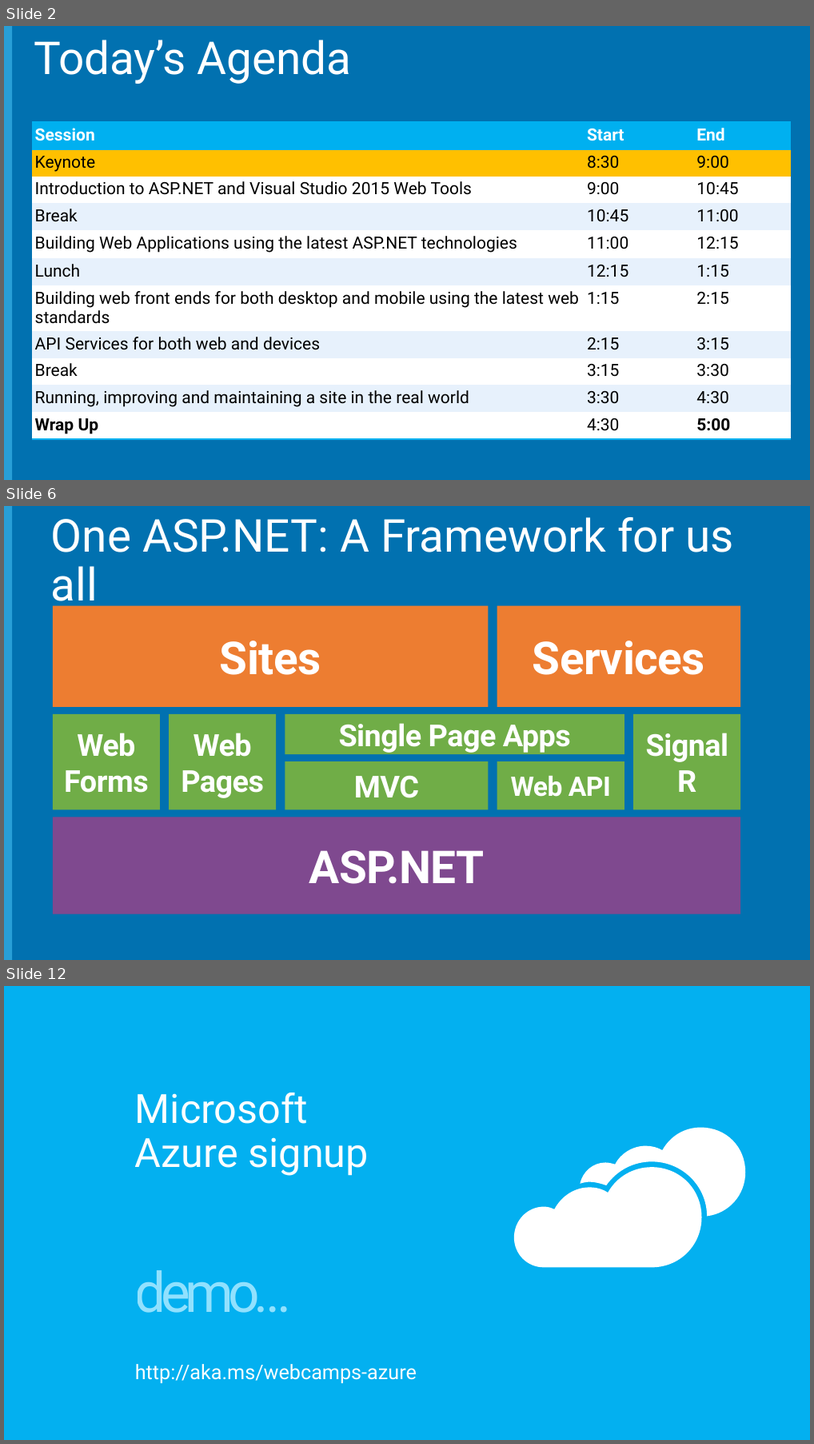
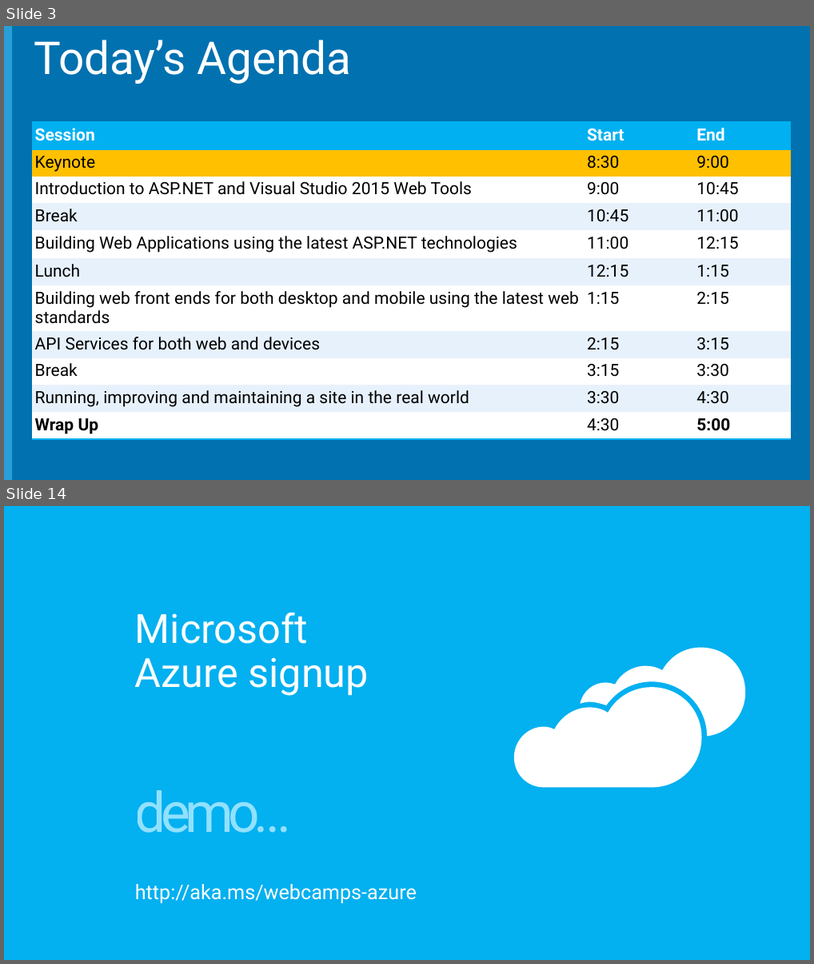
Before and after one commit to Microsoft-Web/WebCampTrainingKit, a slide deck: Presentation/01-Keynote/Keynote.pptx. Shown one above the other, each under a label of ours: slides 2, 6 and 12 before the commit, slides 3 and 14 after it; the slides between them are not shown. The pictures are 814x1444 and 814x964 pixels, drawn with LibreOffice and Linux fonts; fonts in the diff are those of the drawing; background and template pictures are left out. Boxes give left, top, right and bottom in pixels: in the first picture for what was removed or moved away, otherwise in the second. Text is boxed around its words. In the diff, an @@ line names an element or a change of style, - is before the commit and + after.

```diff
--- a/Presentation/01-Keynote/Keynote.pptx
+++ b/Presentation/01-Keynote/Keynote.pptx
@@ slide 6 removed at (4, 506, 810, 960), background #0171B0; not listed: 1 template element that a slide beside it also shows @@
@@ title removed at (51, 517, 734, 612) @@
-One ASP.NET: A Framework for us all
@@ rectangle removed at (53, 606, 489, 707) @@
-Sites
@@ rectangle removed at (498, 606, 742, 707) @@
-Services
@@ rectangle removed at (53, 714, 160, 810) @@
-Web
-Forms
@@ rectangle removed at (169, 714, 276, 810) @@
-Web
-Pages
@@ rectangle removed at (286, 714, 626, 755) @@
-Single Page Apps
@@ rectangle removed at (634, 714, 741, 810) @@
-SignalR
@@ rectangle removed at (286, 761, 489, 810) @@
-MVC
@@ rectangle removed at (498, 761, 626, 810) @@
-Web API
@@ rectangle removed at (53, 817, 742, 914) @@
-ASP.NET
@@ what was slide 2 is now slide 3 @@
@@ what was slide 12 is now slide 14 @@
```
Also in this commit, not shown: 8 slides changed, 11 slides added, 11 other slides removed, 4 other files.
